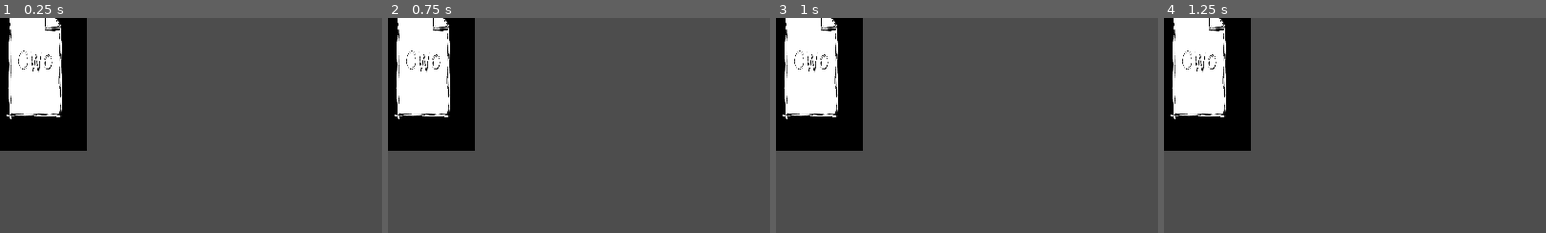
Above: before the commit, frames 1-4 (left to right).
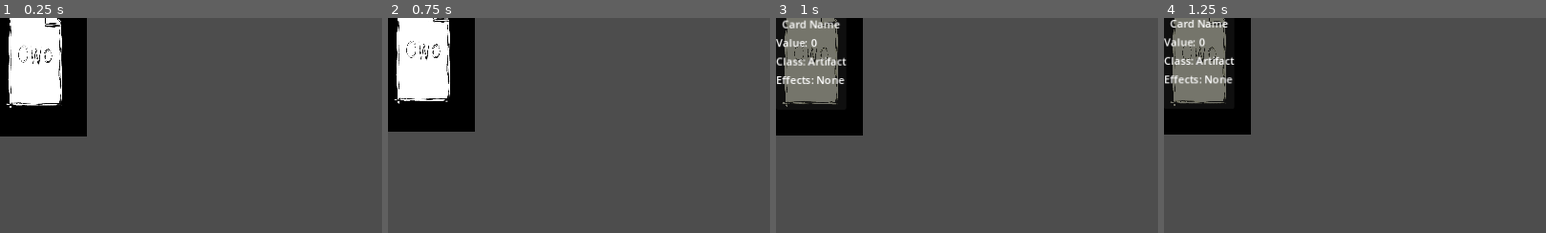
Above: after the commit, the same moments.

Repository: owofile/gambler
Game: Godot game, scene res://scenes/battle/widgets/CardWidget.tscn
The game is run twice, just before and just after one commit, with the same random seed, the same clock (stepped at 60 frames per second) and the same inputs. This scene is started directly instead of the project's main scene.
Inputs (mouse positions are % of the whole screen's width and height, from its top left):
- Up to frame 1 (0.25 s): no input
- Up to frame 2 (0.75 s): tap Enter (ui_accept) at 0.5 s; move the mouse to (4, 11) at 0.52 s; hold Right (ui_right) from 0.53 s (still down); click (4, 11) at 0.67 s
- Up to frame 3 (1 s): keep holding Right (ui_right); tap Enter (ui_accept) at 0.77 s
- Up to frame 4 (1.25 s): keep holding Right (ui_right)
The pictures show only the part of the screen within x 0-50%, y 0-50%; the shares and areas given below are measured in that part.

The runs differ from the first frame. In frame 1, 3.1% of the frame differs, in the area x 0-23%, y 0-62%; in frame 2, 3.9%; in frame 3, 8.2%; in frame 4, 8.3%.

Commit message:
Fix CardWidget: revert layout, disable broken animation, fix node paths

Diff:
--- a/scenes/battle/widgets/CardWidget.tscn
+++ b/scenes/battle/widgets/CardWidget.tscn
@@ -10,46 +10,29 @@
 [node name="CardContainer" type="Node2D" parent="."]
 
 [node name="Sprite" type="Sprite2D" parent="CardContainer"]
-position = Vector2(50, 70)
-scale = Vector2(0.15, 0.24)
+position = Vector2(50, 60)
+scale = Vector2(0.15, 0.22)
 texture = ExtResource("2_card_texture")
 
-[node name="BottomArea" type="Control" parent="."]
-layout_mode = 2
-ANCHOR_LEFT = 0.0
-ANCHOR_TOP = 1.0
-ANCHOR_RIGHT = 1.0
-ANCHOR_BOTTOM = 1.0
-OFFSET_TOP = -50.0
-
-[node name="ValueLabel" type="Label" parent="BottomArea"]
-layout_mode = 1
-anchors_preset = 7
-anchor_left = 0.5
-anchor_top = 1.0
-anchor_right = 0.5
-anchor_bottom = 1.0
-offset_left = -20.0
-offset_top = -45.0
-offset_right = 20.0
-offset_bottom = -5.0
-grow_horizontal = 2
-grow_vertical = 0
+[node name="ValueLabel" type="Label" parent="."]
+offset_left = 35.0
+offset_top = 100.0
+offset_right = 65.0
+offset_bottom = 125.0
 text = "0"
 horizontal_alignment = 1
 vertical_alignment = 1
 
 [node name="HoverInfo" type="PanelContainer" parent="."]
 visible = false
-layout_mode = 2
-ANCHOR_LEFT = 1.0
-ANCHOR_TOP = 0.0
-ANCHOR_RIGHT = 1.0
-ANCHOR_BOTTOM = 0.0
-OFFSET_LEFT = 10.0
-OFFSET_TOP = 0.0
-OFFSET_RIGHT = 160.0
-OFFSET_BOTTOM = 120.0
+anchors_preset = 1
+anchor_left = 1.0
+anchor_right = 1.0
+offset_left = -160.0
+offset_top = 0.0
+offset_right = -10.0
+offset_bottom = 120.0
+grow_horizontal = 0
 
 [node name="VBox" type="VBoxContainer" parent="HoverInfo"]
 layout_mode = 2
--- a/scripts/battle/widgets/CardWidget.gd
+++ b/scripts/battle/widgets/CardWidget.gd
@@ -33,7 +33,7 @@
 	mouse_exited.connect(_on_mouse_exited)
 
 	_sprite = get_node_or_null("CardContainer/Sprite")
-	_value_label = get_node_or_null("BottomArea/ValueLabel")
+	_value_label = get_node_or_null("ValueLabel")
 	_hover_info = get_node_or_null("HoverInfo")
 	_hover_name = get_node_or_null("HoverInfo/VBox/NameLabel")
 	_hover_value = get_node_or_null("HoverInfo/VBox/ValueInfoLabel")
@@ -146,7 +146,7 @@
 	_is_hovered = true
 	_modulate_by_state()
 	_show_hover_info(true)
-	play_animation("hover")
+	# play_animation("hover")
 	card_hovered.emit(card_id)
 
 func _on_mouse_exited() -> void:
